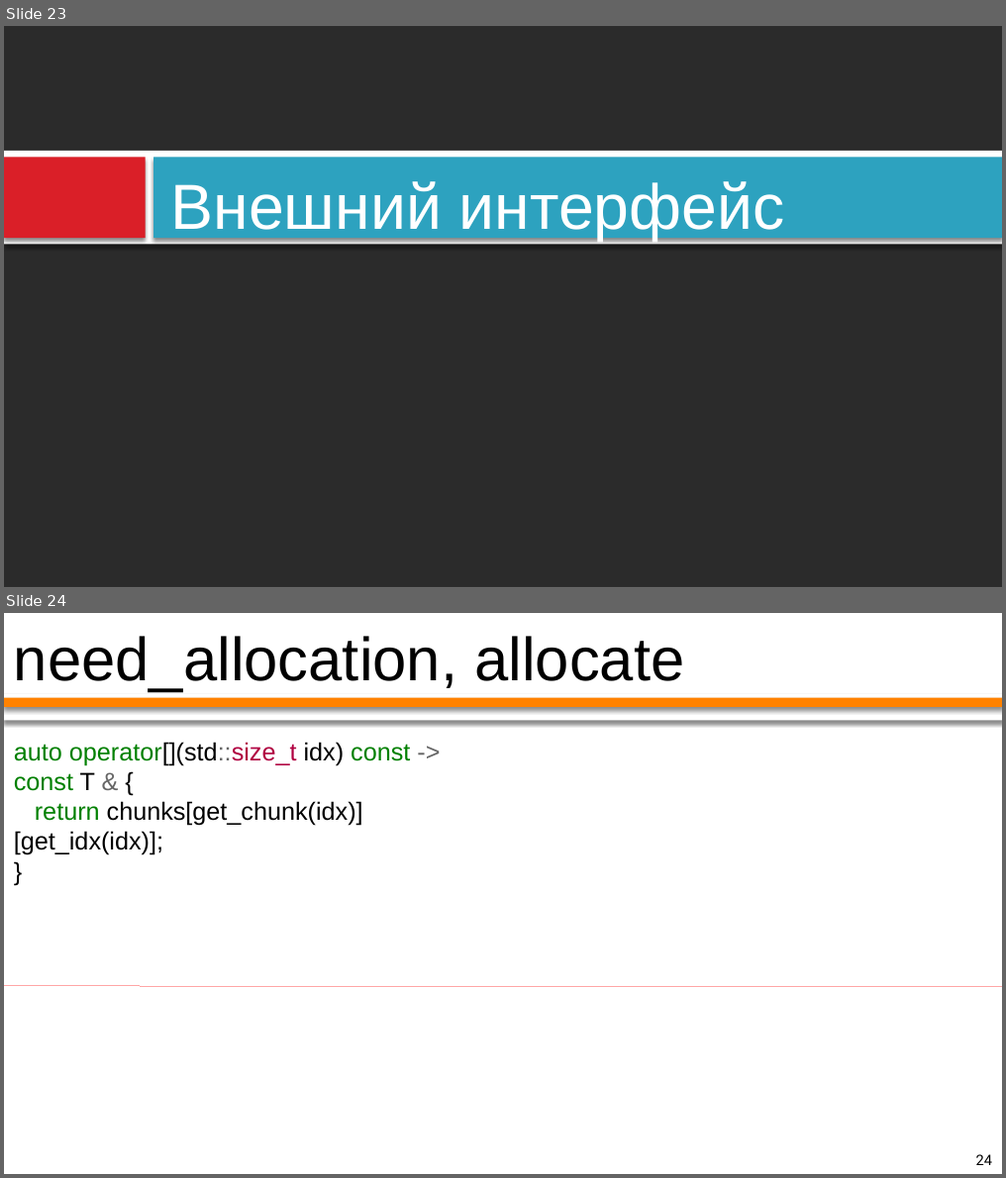
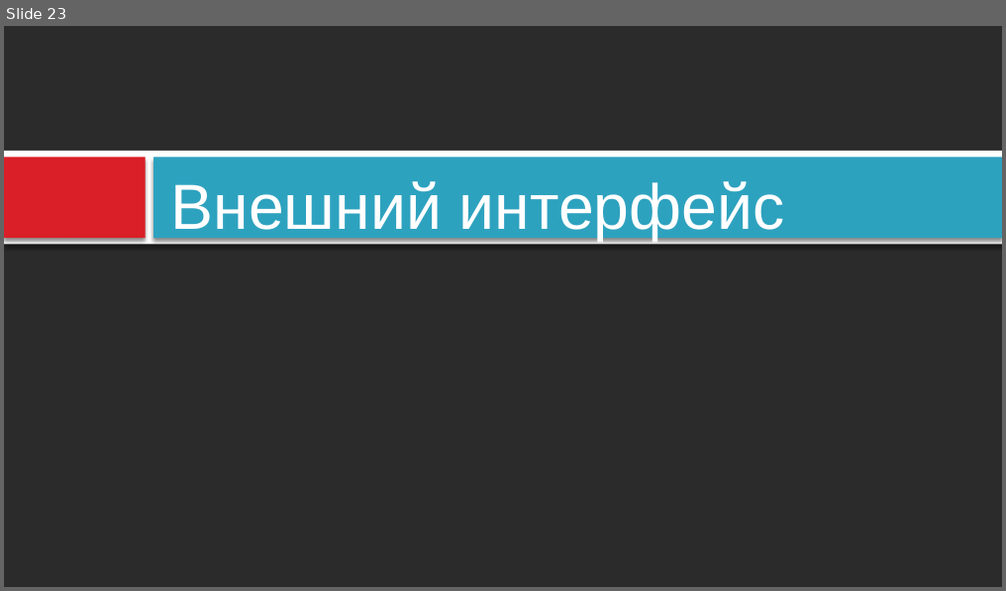
Before and after one commit to PatriotRossii/ducktalks_0, a slide deck: deque/appendix/deque. Устройство и реализация.pptx. Shown one above the other, each under a label of ours: slides 23 and 24 before the commit, slide 23 after it. The pictures are 1006x1178 and 1006x591 pixels, drawn with LibreOffice and Linux fonts; fonts in the diff are those of the drawing; background and template pictures are left out; a plain dark background stands for a picture behind light text. Boxes give left, top, right and bottom in pixels: in the first picture for what was removed or moved away, otherwise in the second. Text is boxed around its words. In the diff, an @@ line names an element or a change of style, - is before the commit and + after.

```diff
--- a/deque/appendix/deque. Устройство и реализация.pptx
+++ b/deque/appendix/deque. Устройство и реализация.pptx
@@ slide 24 removed at (4,613,1002,1174), background #FFFFFF @@
@@ text removed at (14,636,684,691) @@
-need_allocation, allocate
@@ rectangle removed at (4,694,1002,720) @@
@@ rectangle removed at (4,698,1002,707) @@
@@ text removed at (14,742,410,856) @@
-auto operator[](std::size_t idx) const -> const T & {
-return chunks[get_chunk(idx)][get_idx(idx)];
-}
@@ line removed from (4, 986) to (1002, 986) @@
@@ page number removed at (976,1155,992,1165) @@
-24
```
Also in this commit, not shown: 3 slides changed, 3 slides added.
